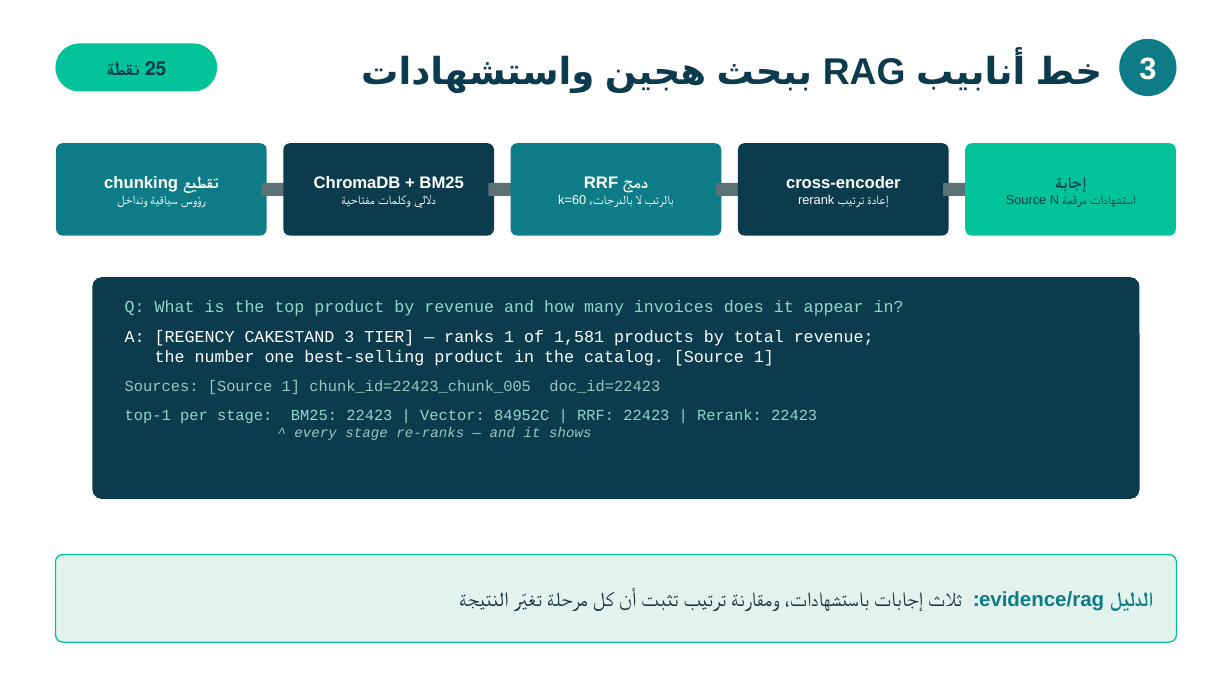
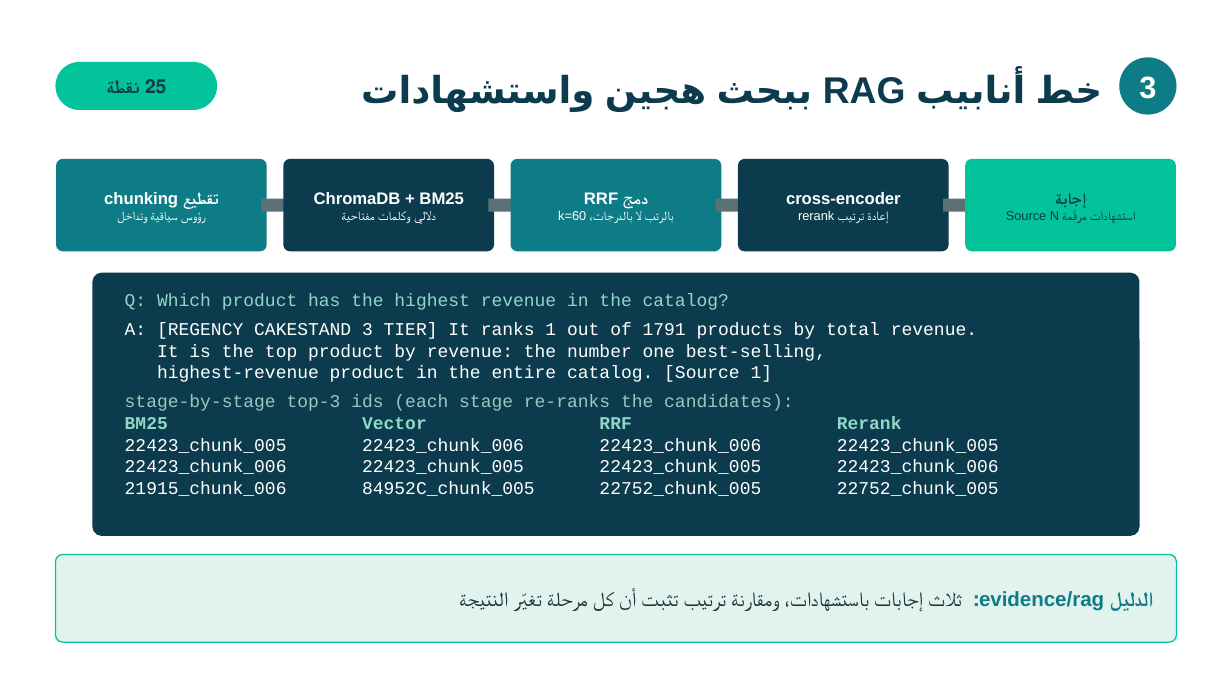
Before and after one commit to AK7Amin/SDAIA-DATA-Engineering, a slide deck: slide 6 of docs/presentation.pptx. Drawn at 1232x693 pixels with LibreOffice and Linux fonts; fonts in the diff are those of the drawing. Boxes give left, top, right and bottom in pixels: in the first picture for what was removed or moved away, otherwise in the second. Text is boxed around its words. In the diff, an @@ line names an element or a change of style, - is before the commit and + after.

```diff
--- a/docs/presentation.pptx
+++ b/docs/presentation.pptx
@@ 3 texts, 1 ellipse, 1 rounded rectangle: place and size @@
-3 texts, 1 ellipse, 1 rounded rectangle at (55,39,1177,96)
+3 texts, 1 ellipse, 1 rounded rectangle at (55,57,1177,115)
@@ 5 texts, 5 rounded rectangles, 4 right arrows: place and size @@
-5 texts, 5 rounded rectangles, 4 right arrows at (56,143,1177,611)
+5 texts, 5 rounded rectangles, 4 right arrows at (56,159,1177,429)
@@ rounded rectangle: place and size @@
-rounded rectangle at (92,277,1140,499)
+rounded rectangle at (92,273,1140,536)
@@ rounded rectangle at (92,273,1140,536): proportions changed @@
@@ text at (125,293,999,496): text changed; size 13 to 14 pt; text colour #8FD8C7 to #FFFFFF @@
-Q: What is the top product by revenue and how many invoices does it appear in?
-A: [REGENCY CAKESTAND 3 TIER] — ranks 1 of 1,581 products by total revenue;
-the number one best-selling product in the catalog. [Source 1]
-Sources: [Source 1] chunk_id=22423_chunk_005 doc_id=22423
-top-1 per stage: BM25: 22423 | Vector: 84952C | RRF: 22423 | Rerank: 22423
-^ every stage re-ranks — and it shows
+Q: Which product has the highest revenue in the catalog?
+A: [REGENCY CAKESTAND 3 TIER] It ranks 1 out of 1791 products by total revenue.
+It is the top product by revenue: the number one best-selling,
+highest-revenue product in the entire catalog. [Source 1]
+stage-by-stage top-3 ids (each stage re-ranks the candidates):
+BM25 Vector RRF Rerank
+22423_chunk_005 22423_chunk_006 22423_chunk_006 22423_chunk_005
+22423_chunk_006 22423_chunk_005 22423_chunk_005 22423_chunk_006
+21915_chunk_006 84952C_chunk_005 22752_chunk_005 22752_chunk_005
```
Also in this commit, not shown: 8 other slides changed.
